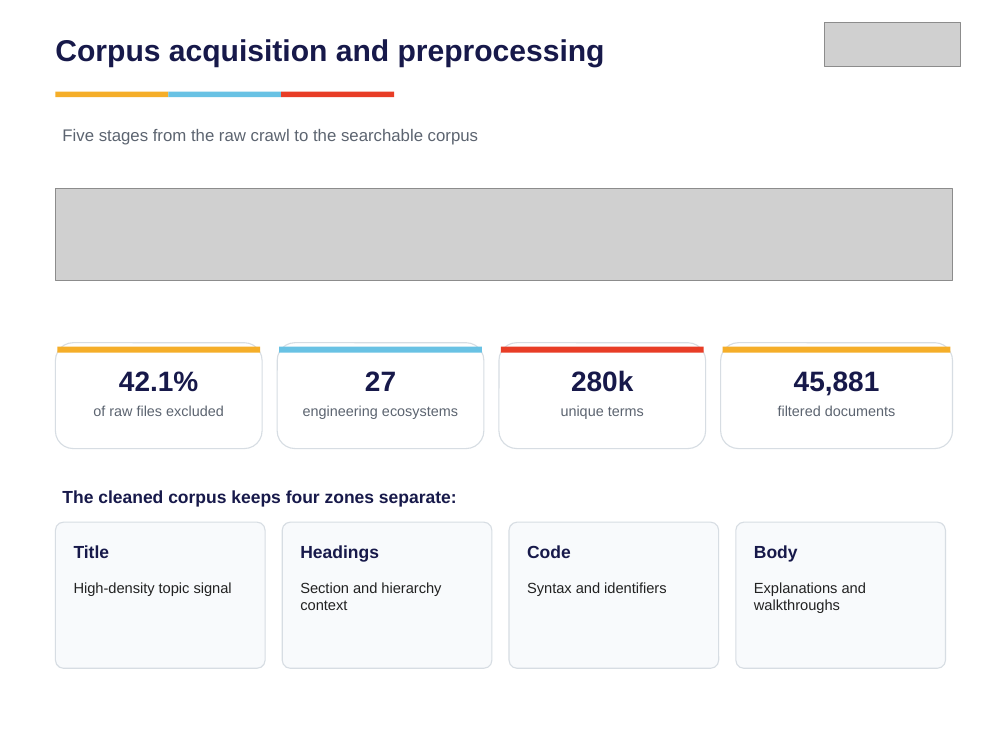
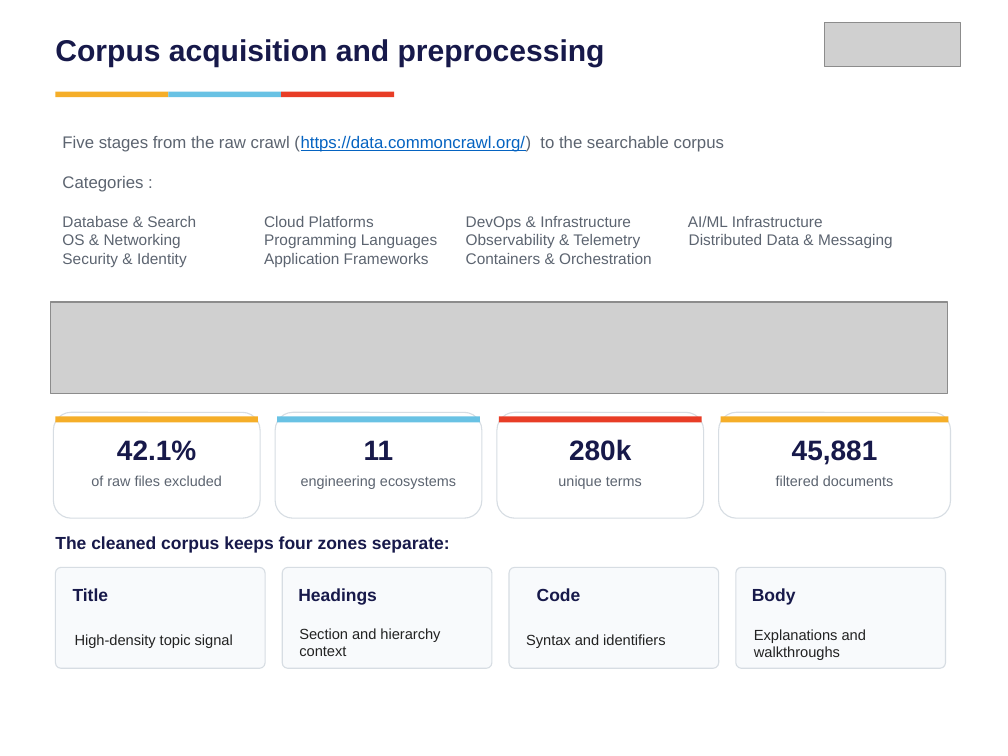
Before and after one commit to vishrutbhushan/ir-benchmark, a slide deck: slide 4 of presentation/IR_Benchmark_Presentation.pptx (slide 3 before the commit). Drawn at 1008x756 pixels with LibreOffice and Linux fonts; fonts in the diff are those of the drawing; grey boxes stand for pictures. Boxes give left, top, right and bottom in pixels: in the first picture for what was removed or moved away, otherwise in the second. Text is boxed around its words. In the diff, an @@ line names an element or a change of style, - is before the commit and + after.

Commit message:
docs & refactor: simplify README, streamline data collection, and update presentation references

```diff
--- a/presentation/IR_Benchmark_Presentation.pptx
+++ b/presentation/IR_Benchmark_Presentation.pptx
@@ text at [62,136,893,248]: text changed; size 12 to 11 pt @@
-Five stages from the raw crawl to the searchable corpus
+Five stages from the raw crawl (https://data.commoncrawl.org/) to the searchable corpus
+Categories :
+Database & Search Cloud Platforms DevOps & Infrastructure AI/ML Infrastructure
+OS & Networking Programming Languages Observability & Telemetry Distributed Data & Messaging
+Security & Identity Application Frameworks Containers & Orchestration
@@ picture: place and size @@
-picture at [55,188,953,280]
+picture at [50,302,948,394]
@@ 7 texts, 4 rounded rectangles, 4 rectangles: place and size @@
-7 texts, 4 rounded rectangles, 4 rectangles at [55,343,953,449]
+7 texts, 4 rounded rectangles, 4 rectangles at [53,412,951,518]
@@ text at [364,440,394,460]: text changed @@
-27
+11
@@ text "The cleaned corpus keeps four ...": place and size @@
-text "The cleaned corpus keeps four ..." at [62,490,457,507]
+text "The cleaned corpus keeps four ..." at [55,536,450,553]
@@ rounded rectangle: place and size @@
-rounded rectangle at [55,522,265,668]
+rounded rectangle at [55,568,265,668]
@@ rounded rectangle: place and size @@
-rounded rectangle at [282,522,492,668]
+rounded rectangle at [282,568,492,668]
@@ rounded rectangle: place and size @@
-rounded rectangle at [509,522,719,668]
+rounded rectangle at [509,568,719,668]
@@ rounded rectangle: place and size @@
-rounded rectangle at [736,522,946,668]
+rounded rectangle at [736,568,946,668]
@@ text "Code": place and size @@
-text "Code" at [527,545,571,558]
+text "Code" at [537,588,581,601]
@@ 3 texts: place and size @@
-3 texts at [74,545,798,562]
+3 texts at [73,588,796,605]
@@ text "Section and hierarchy context": place and size @@
-text "Section and hierarchy context" at [300,582,441,610]
+text "Section and hierarchy context" at [299,628,440,656]
@@ text "Explanations and walkthroughs": place and size @@
-text "Explanations and walkthroughs" at [754,582,866,613]
+text "Explanations and walkthroughs" at [754,629,866,660]
@@ text "High-density topic signal": place and size @@
-text "High-density topic signal" at [74,582,232,596]
+text "High-density topic signal" at [75,634,233,648]
@@ text "Syntax and identifiers": place and size @@
-text "Syntax and identifiers" at [527,582,666,596]
+text "Syntax and identifiers" at [526,634,665,648]
```
Also in this commit, not shown: 4 other slides changed, 1 slide added, 18 other files.
